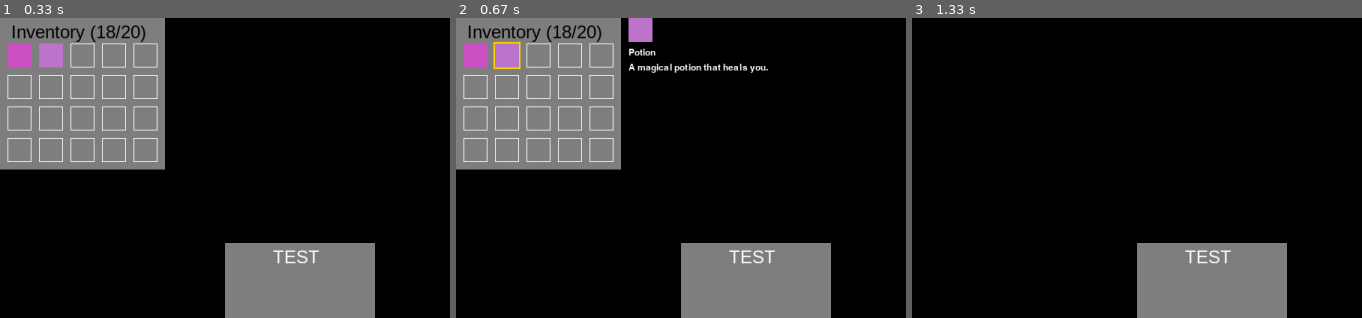
Above: before the commit, frames 1-3 (left to right).
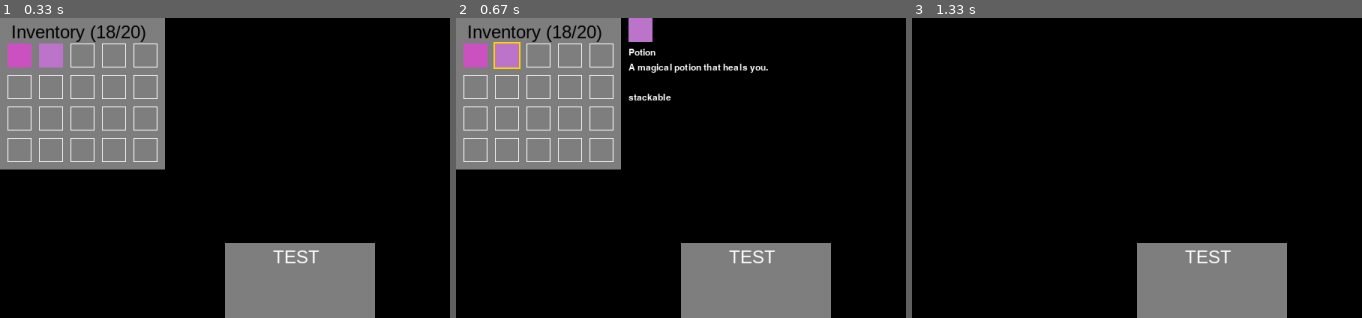
Above: after the commit, the same moments.

Repository: Pappet/CraftingGame_pygame
Game: pygame game, started from CraftingGame/main.py
The game is run twice, just before and just after one commit, with the same random seed, the same clock (stepped at 60 frames per second) and the same inputs.
Inputs (mouse positions are % of the whole screen's width and height, from its top left):
- Up to frame 1 (0.33 s): no input
- Up to frame 2 (0.67 s): click (6, 6) at 0.38 s
- Up to frame 3 (1.33 s): tap X at 0.67 s
The pictures show only the part of the screen within x 0-50%, y 0-50%; the shares and areas given below are measured in that part.

Frame 1 is identical in both runs. In frame 2, 0.2% of the frame differs, in the area x 38-48%, y 25-28%; in frame 3, nothing differs.

Commit message:
Began implementing stackable items.

Diff:
--- a/CraftingGame/main.py
+++ b/CraftingGame/main.py
@@ -42,8 +42,9 @@
 menu_manager.add_menu(test_menu)
 
 # ---- create inventory and items --------------------------------------------------------
-item1 = Item("Sword", ItemType.WEAPON, "A sharp sword for combat.")
-item2 = Item("Potion", ItemType.POTION, "A magical potion that heals you.")
+item1 = Item(1, "Sword", ItemType.WEAPON, "A sharp sword for combat.", False)
+item2 = Item(2, "Potion", ItemType.POTION,
+             "A magical potion that heals you.", True)
 
 inventory.add_item(item1)
 inventory.add_item(item2)
--- a/CraftingGame/menus/inventory.py
+++ b/CraftingGame/menus/inventory.py
@@ -97,12 +97,24 @@
                 desc_text = font.render(
                     self.selected_slot.item_in_slot().description, True, color.white)
                 image_item = self.selected_slot.item_in_slot().get_image()
+                id_str = str(
+                    self.selected_slot.item_in_slot().id).encode("utf-8").decode("utf-8")
+                print(id_str)
+                # id_text = font.render(id_str, True, color.white)
+                if self.selected_slot.item_in_slot().stackable:
+                    stackable_str = "stackable"
+                else:
+                    stackable_str = "not stackable"
+                stackable_text = font.render(stackable_str, True, color.white)
                 surface.blit(image_item, (self.x +
                                           self.width + self.slot_spacing, self.y))
                 surface.blit(name_text, (self.x +
                                          self.width + self.slot_spacing, self.y + 40))
                 surface.blit(desc_text, (self.x +
                                          self.width + self.slot_spacing, self.y + 60))
+                # surface.blit(id_text, (self.x + self.width + self.slot_spacing, self.y + 80))
+                surface.blit(stackable_text, (self.x +
+                                              self.width + self.slot_spacing, self.y + 100))
 
     def update(self, event):
         if event.type == pygame.KEYDOWN:
@@ -119,8 +131,9 @@
             if event.key == pygame.K_x:
                 self.toogle_menu()
                 if not self.active:
-                    self.selected_slot.selected = False
-                    self.selected_slot = None
+                    if self.selected_slot:
+                        self.selected_slot.selected = False
+                        self.selected_slot = None
 
         elif event.type == pygame.MOUSEBUTTONDOWN:
             if self.active:
--- a/CraftingGame/menus/item.py
+++ b/CraftingGame/menus/item.py
@@ -4,13 +4,15 @@
 
 
 class Item():
-    def __init__(self, name, category: ItemType, description):
+    def __init__(self, id, name, category: ItemType, description, stackable):
+        self.id = id
         self.name = name
         # self.image = pygame.image.load(image).convert_alpha()
         self.image = pygame.Surface((32, 32))
         self.image.fill(color.random_color())
         self.category = category
         self.description = description
+        self.stackable = stackable
 
     def get_image(self):
         return self.image
--- a/CraftingGame/menus/slot.py
+++ b/CraftingGame/menus/slot.py
@@ -11,6 +11,7 @@
         self.rect = pygame.Rect(x, y, width, height)
         self.item = None
         self.selected = False  # add a 'selected' property
+        self.amount = 0
 
     def is_empty(self):
         return self.item is None
@@ -18,18 +19,27 @@
     def add_item(self, item):
         if self.item == None:
             self.item = item
+            self.amount = 1
         else:
-            print("this Slot is not empty!")
-            return
+            if self.item.id == item.id and self.item.stackable:
+                self.amount += 1
+            else:
+                print("this Slot is not empty and the item is not stackable!")
+                return
 
     def remove_item(self):
         item = self.item
         if item is not None:
-            self.item = None
-            return item
+            if item.stackable and self.amount > 1:
+                self.amount -= 1
+                return item
+            else:
+                self.item = None
+                self.amount = 0
+                return item
         else:
             print("this Slot is empty!")
-            return
+            return None
 
     def is_clicked(self, pos):
         if self.x <= pos[0] < self.x+self.width and self.y <= pos[1] < self.y+self.height:
